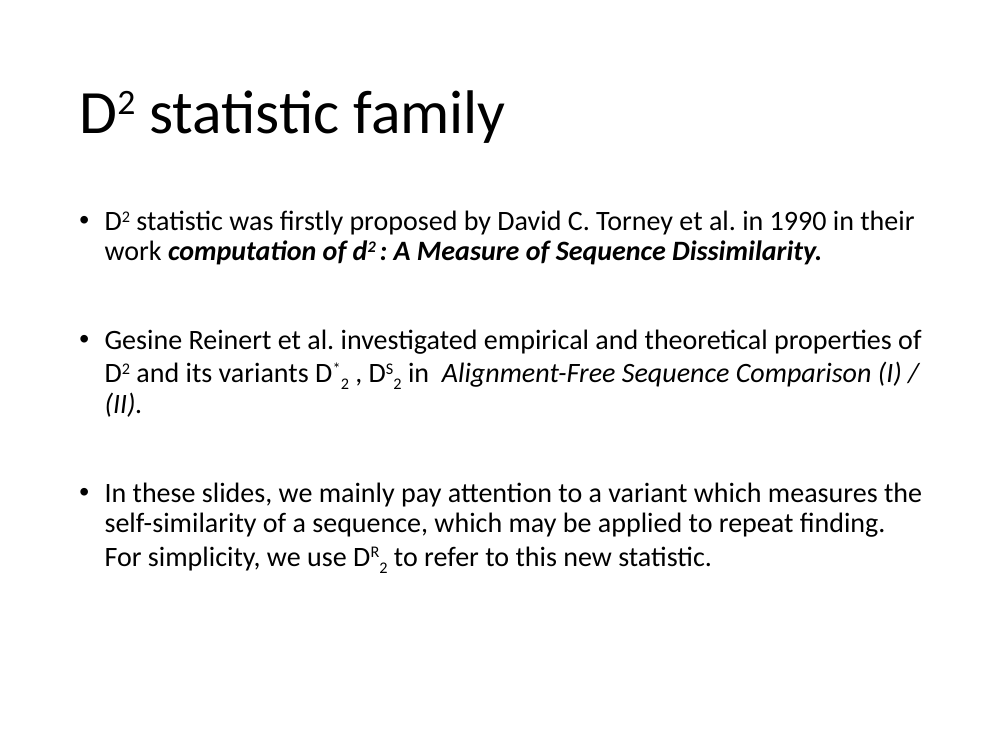
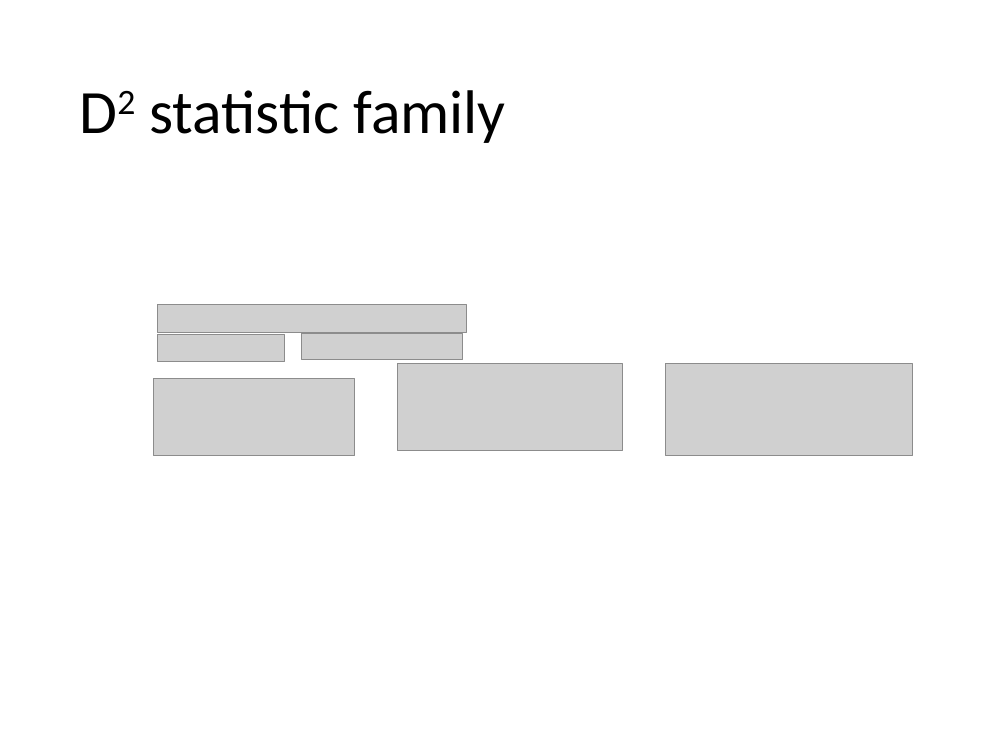
Before and after one commit to chansigit/PyGenSeq, a slide deck: slide 3 of A variant of D2 statistic.pptx. Drawn at 1008x756 pixels with LibreOffice and Linux fonts; fonts in the diff are those of the drawing; grey boxes stand for pictures. Boxes give left, top, right and bottom in pixels: in the first picture for what was removed or moved away, otherwise in the second. Text is boxed around its words. In the diff, an @@ line names an element or a change of style, - is before the commit and + after.

```diff
--- a/A variant of D2 statistic.pptx
+++ b/A variant of D2 statistic.pptx
@@ text removed at (105, 210, 922, 571) @@
-• D2 statistic was firstly proposed by David C. Torney et al. in 1990 in their work computation of d2 : A Measure of Sequence Dissimilarity.
-• Gesine Reinert et al. investigated empirical and theoretical properties of D2 and its variants D*2 , DS2 in Alignment-Free Sequence Comparison (I) / (II).
-• In these slides, we mainly pay attention to a variant which measures the self-similarity of a sequence, which may be applied to repeat finding. For simplicity, we use DR2 to refer to this new statistic.
@@ picture added at (157, 304, 466, 333) @@
@@ picture added at (157, 335, 284, 362) @@
@@ picture added at (301, 334, 463, 360) @@
@@ picture added at (153, 379, 355, 456) @@
@@ picture added at (398, 364, 623, 451) @@
@@ picture added at (666, 364, 913, 456) @@
```
Also in this commit, not shown: 2 other slides changed, 10 slides added, 1 other file.
